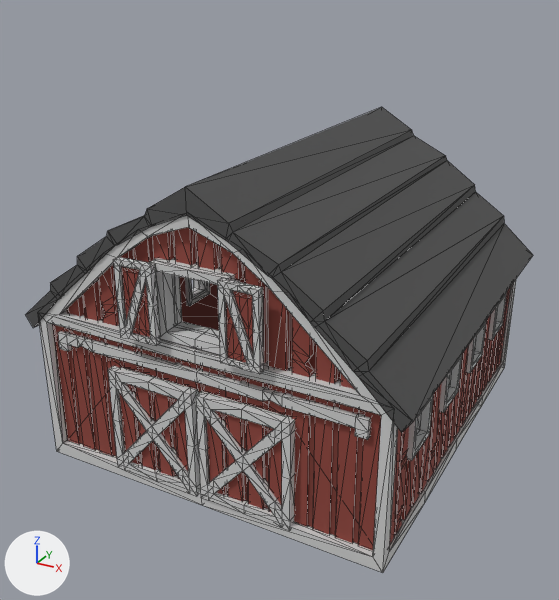
Two versions of the glTF model public/models/barn.glb, one commit apart.
One viewpoint serves both versions: a camera (50 mm lens) standing at (6.81, -13.42, 9.17) and looking at (-0.15, -0.76, 2.84). Every picture has the same lights, and +X, +Y and +Z are marked at lower left. The older version comes first. Mesh edges are drawn as thin lines. Where no turn or scale is listed for an object, it has been applied to the vertices. Vertices at exactly the same position are counted once.

The scene before the commit, as lines of its bpy script (objects in view):
```python
ob_barn = bpy.data.objects.new('Barn', me_barn)
ob_barn.location = (0.0, -0.03, 3.01)
ob_barn_door = bpy.data.objects.new('Barn_Door', me_barn_door)
ob_barn_door.location = (0.92, -3.91, 1.26)
ob_barn_door2 = bpy.data.objects.new('Barn_Door2', me_barn_door2)
ob_barn_door2.location = (-1.01, -3.91, 1.26)
ob_barn_window = bpy.data.objects.new('Barn_Window', me_barn_window)
ob_barn_window.location = (1.02, -4.14, 3.94)
ob_barn_window2 = bpy.data.objects.new('Barn_Window2', me_barn_window2)
ob_barn_window2.location = (-1.0, -4.15, 3.94)
```
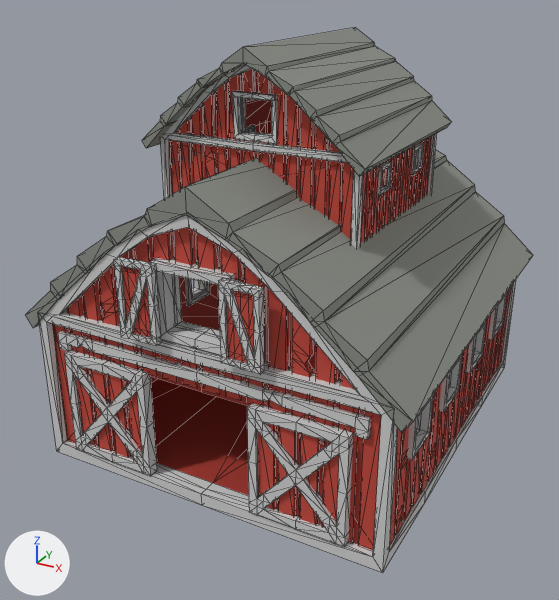
The newer file is also turned or shifted as a whole; pictures and numbers use the older file's frame.

Where the change shows, as pixel boxes [x1, y1, x2, y2] in the pictures (559 x 600 px):
'Barn', recoloured, reshaped (lighter, 17% taller)
    before: [26, 107, 533, 573]
    after: [26, 28, 533, 573]
'BigBarn_Door', added
    after: [247, 403, 353, 547]
'Barn_Door', deleted
    before: [196, 391, 295, 530]
'Barn_Door2', deleted
    before: [108, 366, 200, 496]
'BigBarn_Door2', added
    after: [64, 350, 157, 476]
'BigBarn_Window', added
    after: [218, 278, 264, 374]
'Barn_Window', deleted
    before: [217, 278, 264, 374]
'BigBarn_Window2', added
    after: [114, 257, 161, 345]
'Barn_Window2', deleted
    before: [113, 257, 160, 345]
part 1 of me_barn, added
    after: [404, 147, 413, 210]
part 2 of me_barn, added
    after: [399, 150, 408, 214]
part 3 of me_barn, added
    after: [394, 153, 403, 218]
part 4 of me_barn, added
    after: [142, 28, 451, 249]

The change, as a list of edits to the scene's bpy script:
```text
Change mat_darkred:
    mat_darkred.base_color: (0.202, 0.0425, 0.0321) -> (0.392, 0.0356, 0.0232)  # dark red #7c3a32 -> red #a8352a
Change mat_roofblack:
    mat_roofblack.base_color: (0.0788, 0.0788, 0.0788) -> (0.258, 0.275, 0.242)  # dark grey #4f4f4f -> grey #8b8f87
Change mat_lightred:
    mat_lightred.base_color: (0.274, 0.056, 0.042) -> (0.552, 0.063, 0.0423)  # red #8f433a -> red #c4473a
Change me_barn:
    remove me_barn.from_pydata(...)  # 1464 vertices, 2070 faces; spans x -3.86..3.86, y -4.02..4.02, z -3.0..3.0
    add me_barn.from_pydata(...)  # 2430 vertices, 3376 faces; spans x -3.86..3.86, y -4.02..4.02, z -3.0..4.88
    me_barn part 1: the loose piece of 8 vertices spanning x 3.36..3.5, y 0.08..0.39, z -2.76..0.2 is copied, and the copy is scaled about its middle by (0.632, 0.618, 0.525), then moved by (-1.5, 0.33, 3.68); it spans x 1.88..1.97, y 0.46..0.66, z 1.62..3.18
    me_barn part 2: the loose piece of 8 vertices spanning x 3.36..3.5, y 0.08..0.39, z -2.76..0.2 is copied, and the copy is scaled about its middle by (0.632, 0.619, 0.525), then moved by (-1.5, 0.05, 3.68); it spans x 1.88..1.97, y 0.19..0.38, z 1.62..3.18
    me_barn part 3: the loose piece of 8 vertices spanning x 3.36..3.5, y 0.08..0.39, z -2.76..0.2 is copied, and the copy is scaled about its middle by (0.632, 0.618, 0.525), then moved by (-1.5, -0.22, 3.68); it spans x 1.88..1.97, y -0.08..0.11, z 1.62..3.18
    me_barn part 4: 874 vertices added at x -2.2..2.2, y -2.22..2.25, z 1.62..4.88
    other edits to the shape of me_barn do not show in these pictures
Remove ob_barn_door:
    ob_barn_door = bpy.data.objects.new('Barn_Door', me_barn_door)
Remove ob_barn_door2:
    ob_barn_door2 = bpy.data.objects.new('Barn_Door2', me_barn_door2)
Remove ob_barn_window:
    ob_barn_window = bpy.data.objects.new('Barn_Window', me_barn_window)
Remove ob_barn_window2:
    ob_barn_window2 = bpy.data.objects.new('Barn_Window2', me_barn_window2)
Add ob_bigbarn_window2:
    ob_bigbarn_window2 = bpy.data.objects.new('BigBarn_Window2', me_bigbarn_window2)  # 96 vertices, 188 faces; spans x -0.37..0.37, y -0.083..0.083, z -0.715..0.715; in mat_lightred (red #c4473a), mat_white (light grey #d1d1d1)
    ob_bigbarn_window2.location = (-0.99, -4.15, 3.94)
Add ob_bigbarn_window:
    ob_bigbarn_window = bpy.data.objects.new('BigBarn_Window', me_bigbarn_window)  # 96 vertices, 188 faces; spans x -0.377..0.377, y -0.077..0.077, z -0.715..0.715; in mat_lightred (red #c4473a), mat_white (light grey #d1d1d1)
    ob_bigbarn_window.location = (1.03, -4.14, 3.94)
Add ob_bigbarn_door2:
    ob_bigbarn_door2 = bpy.data.objects.new('BigBarn_Door2', me_bigbarn_door2)  # 134 vertices, 232 faces; spans x -0.92..0.92, y -0.11..0.11, z -1.07..1.07; in mat_lightred (red #c4473a), mat_darkred (red #a8352a), mat_white (light grey #d1d1d1)
    ob_bigbarn_door2.location = (-2.05, -3.91, 1.33)
Add ob_bigbarn_door:
    ob_bigbarn_door = bpy.data.objects.new('BigBarn_Door', me_bigbarn_door)  # 134 vertices, 232 faces; spans x -0.92..0.92, y -0.11..0.11, z -1.07..1.07; in mat_lightred (red #c4473a), mat_darkred (red #a8352a), mat_white (light grey #d1d1d1)
    ob_bigbarn_door.location = (1.95, -3.91, 1.33)
```
